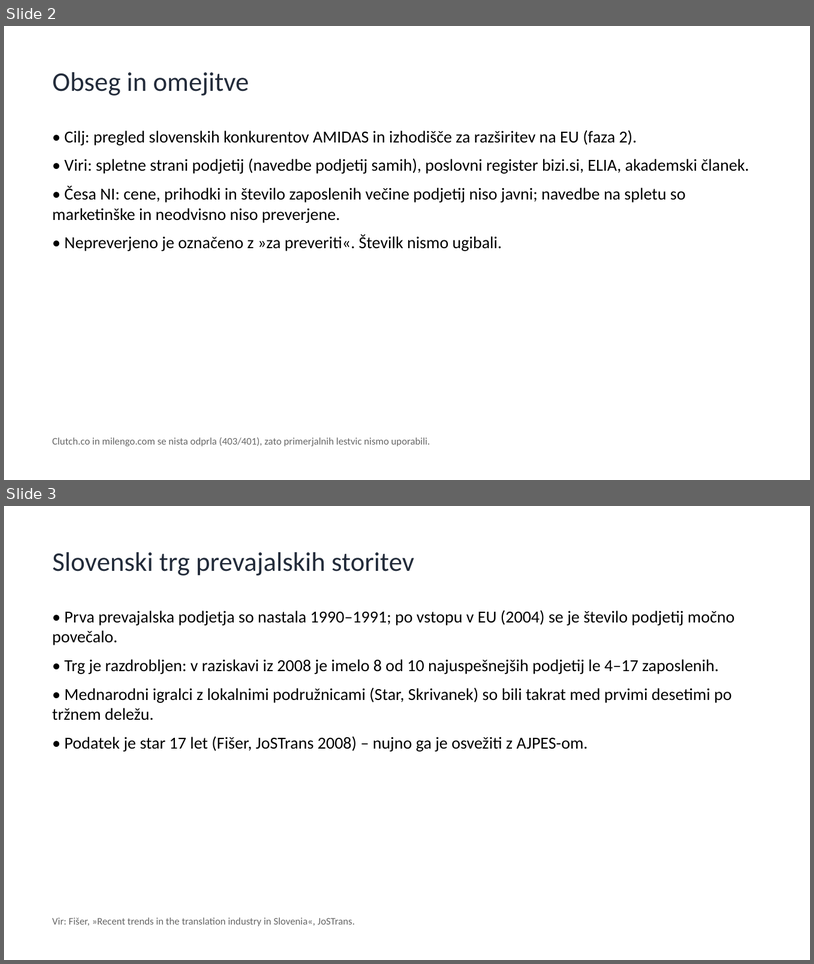
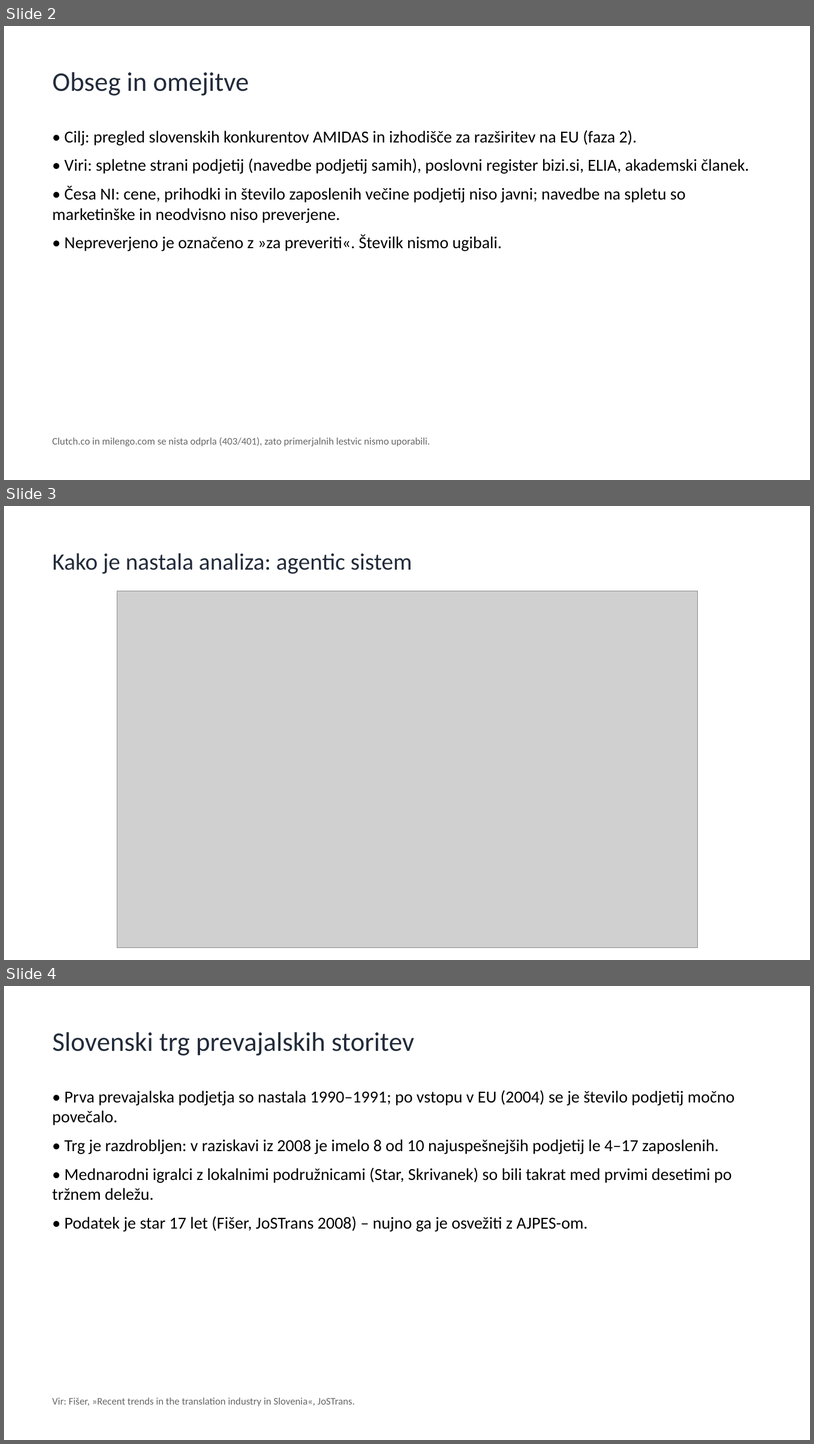
Before and after one commit to matjazambroz/github, a slide deck: analiza/analiza_konkurence_SI.pptx. Shown one above the other, each under a label of ours: slides 2 and 3 before the commit, slides 2, 3 and 4 after it. The pictures are 814x964 and 814x1444 pixels, drawn with LibreOffice and Linux fonts; fonts in the diff are those of the drawing; grey boxes stand for pictures. Boxes give left, top, right and bottom in pixels: in the first picture for what was removed or moved away, otherwise in the second. Text is boxed around its words. In the diff, an @@ line names an element or a change of style, - is before the commit and + after.

```diff
--- a/analiza/analiza_konkurence_SI.pptx
+++ b/analiza/analiza_konkurence_SI.pptx
@@ slide 3 added at (4,506,810,960), background #FFFFFF @@
@@ title added at (53,553,413,574), 28 pt, text #222B3A @@
+Kako je nastala analiza: agentic sistem
@@ picture added at (117,591,698,948) @@
@@ what was slide 3 is now slide 4 @@
```
Also in this commit, not shown: 1 other file.
